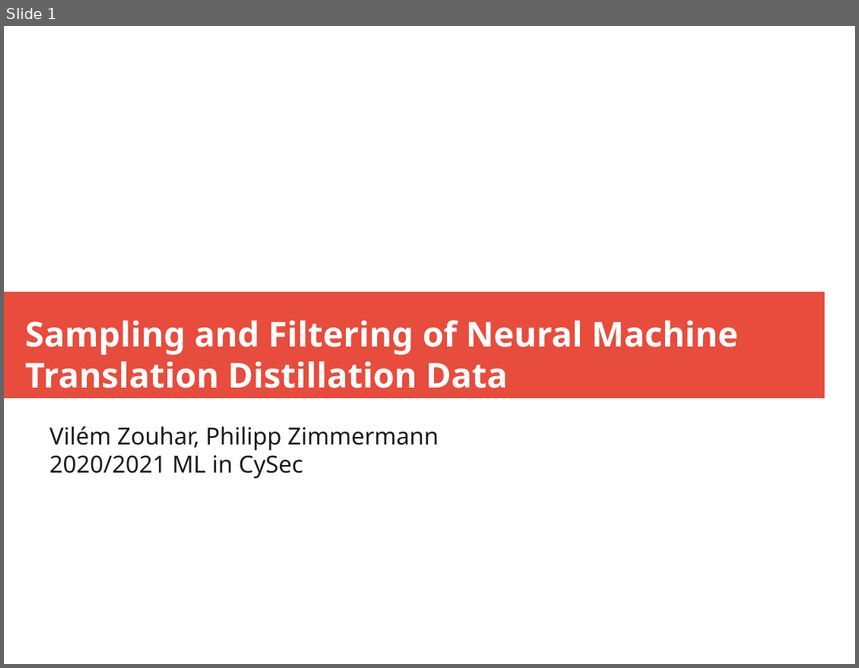
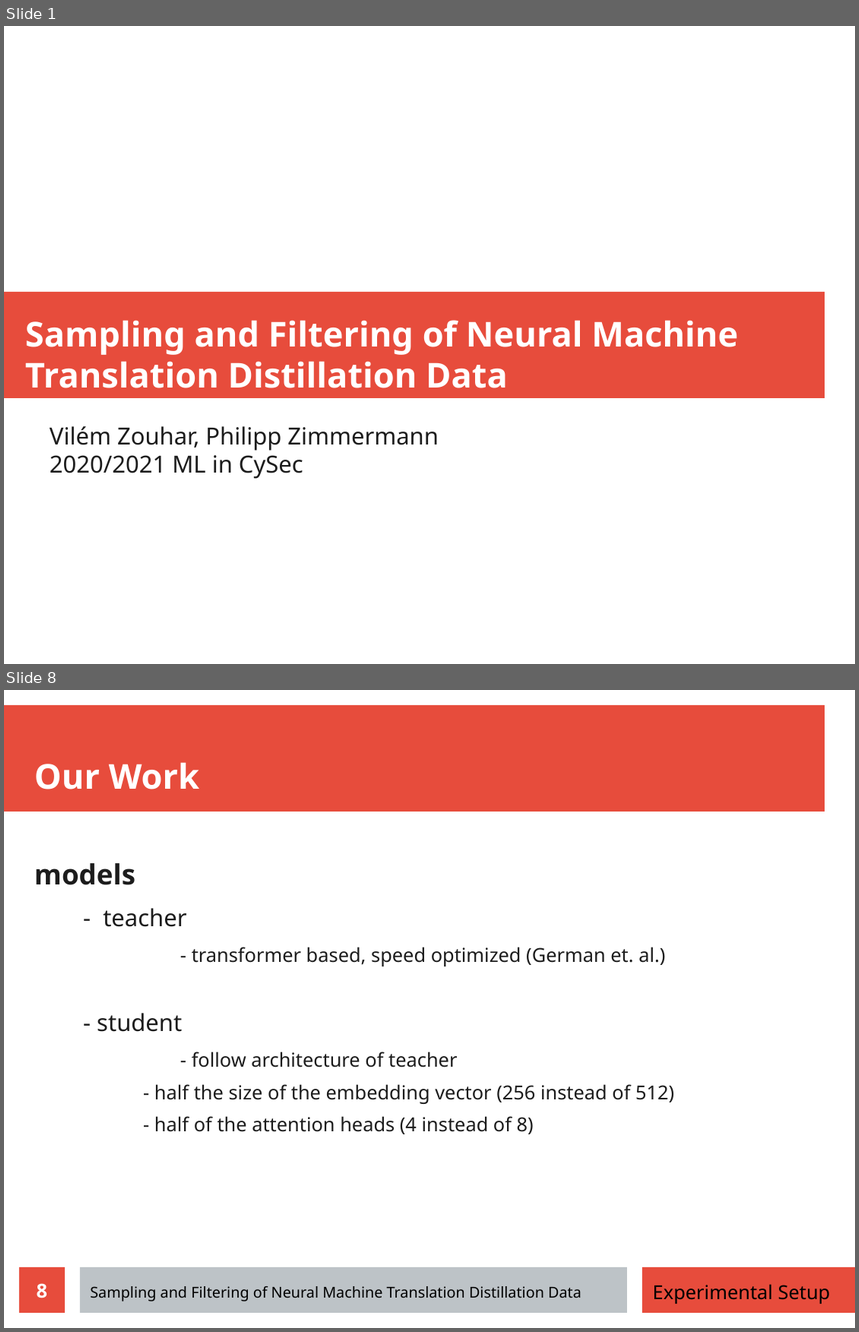
Before and after one commit to zouharvi/reference-mt-distill, a slide deck: meta/final_presentation.odp. Shown one above the other, each under a label of ours: slide 1 before the commit, slides 1 and 8 after it; the slides between them are not shown. The pictures are 859x668 and 859x1332 pixels, drawn with LibreOffice and Linux fonts; fonts in the diff are those of the drawing. Boxes give left, top, right and bottom in pixels: in the first picture for what was removed or moved away, otherwise in the second. Text is boxed around its words. In the diff, an @@ line names an element or a change of style, - is before the commit and + after.

```diff
--- a/meta/final_presentation.odp
+++ b/meta/final_presentation.odp
@@ slide 8 added at <box>4,690,855,1328</box>, background #FFFFFF @@
@@ rectangle added at <box>4,705,825,812</box>, fill #E74C3C @@
@@ title added at <box>34,762,199,790</box>, 32 pt, text #FFFFFF, bold @@
+Our Work
@@ text added at <box>34,863,674,1135</box>, 18 pt, text #1C1C1C @@
+models
+  - teacher
+    - transformer based, speed optimized (German et. al.)
+  - student
+    - follow architecture of teacher
+    - half the size of the embedding vector (256 instead of 512)
+    - half of the attention heads (4 instead of 8)
@@ page number added at <box>19,1268,65,1313</box>, fill #E74C3C, 18 pt, text #FFFFFF, bold @@
+8
@@ rectangle added at <box>80,1268,627,1313</box>, fill #BDC3C7 @@
@@ rectangle added at <box>643,1268,855,1313</box>, fill #E74C3C @@
@@ text added at <box>90,1287,582,1302</box>, 14 pt, text #000000 @@
+Sampling and Filtering of Neural Machine Translation Distillation Data
@@ text added at <box>653,1284,831,1304</box>, 18 pt, text #000000 @@
+Experimental Setup
```
Also in this commit, not shown: 15 slides changed, 4 other slides added.
